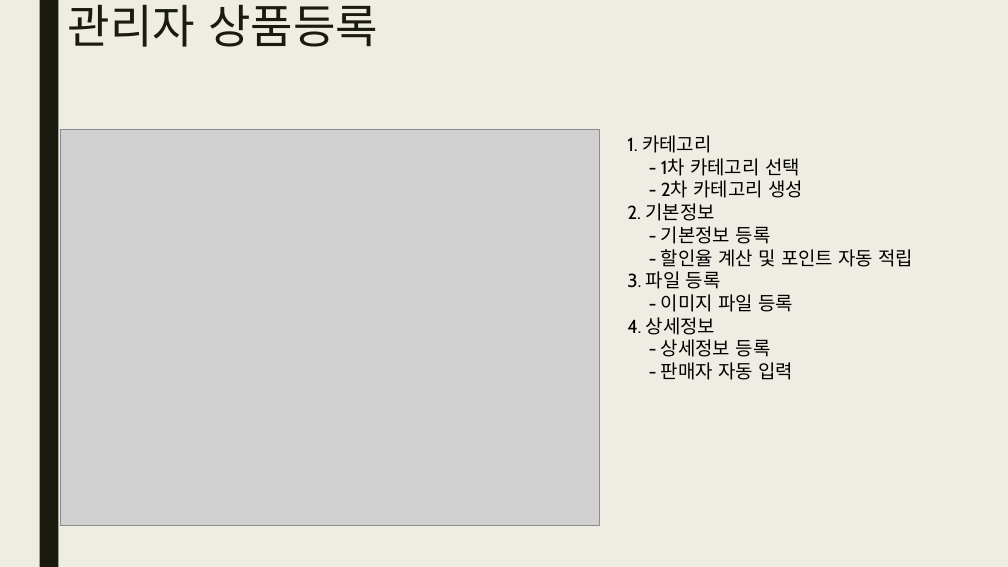
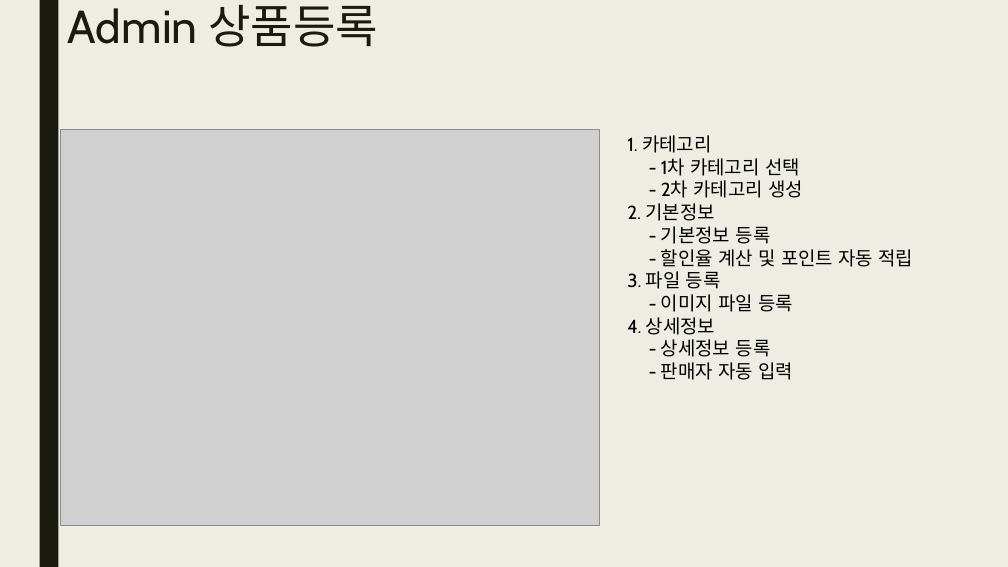
Before and after one commit to yndgow/Kmarket1, a slide deck: slide 53 of 발표보고서_Kmarket.pptx (slide 44 before the commit). Drawn at 1008x567 pixels with LibreOffice and Linux fonts; fonts in the diff are those of the drawing; grey boxes stand for pictures. Boxes give left, top, right and bottom in pixels: in the first picture for what was removed or moved away, otherwise in the second. Text is boxed around its words. In the diff, an @@ line names an element or a change of style, - is before the commit and + after.

```diff
--- a/발표보고서_Kmarket.pptx
+++ b/발표보고서_Kmarket.pptx
@@ title at [68,4,378,47]: text changed @@
-관리자 상품등록
+Admin 상품등록
```
Also in this commit, not shown: 7 other slides changed, 9 slides added, 18 other files.
